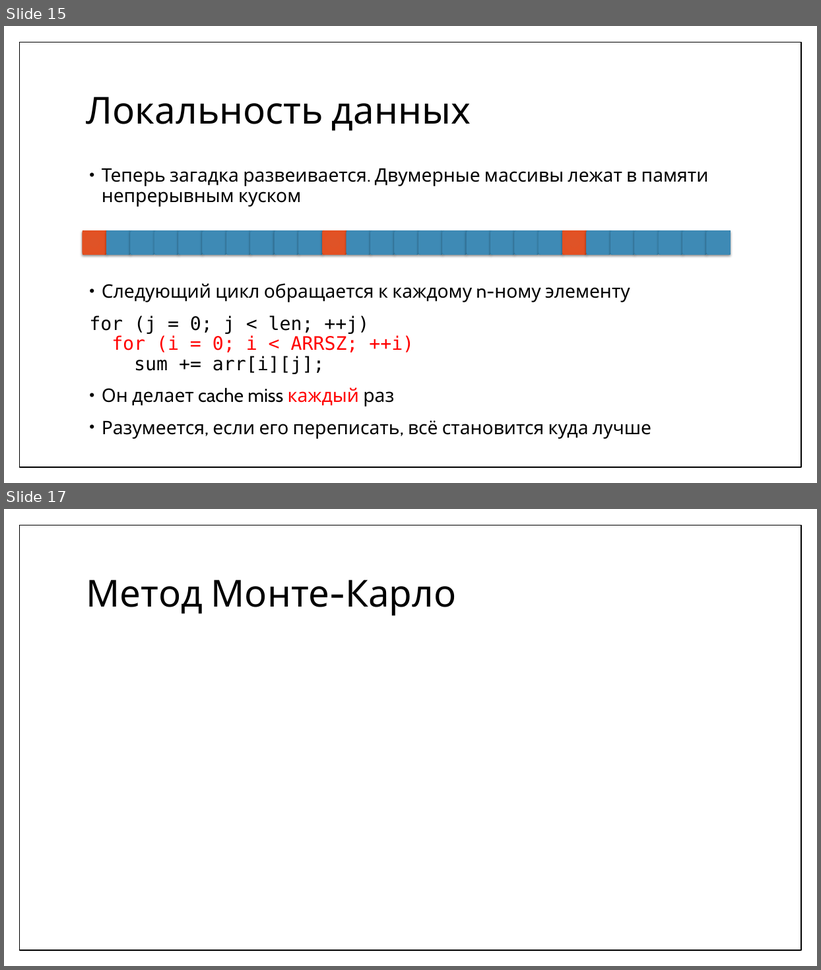
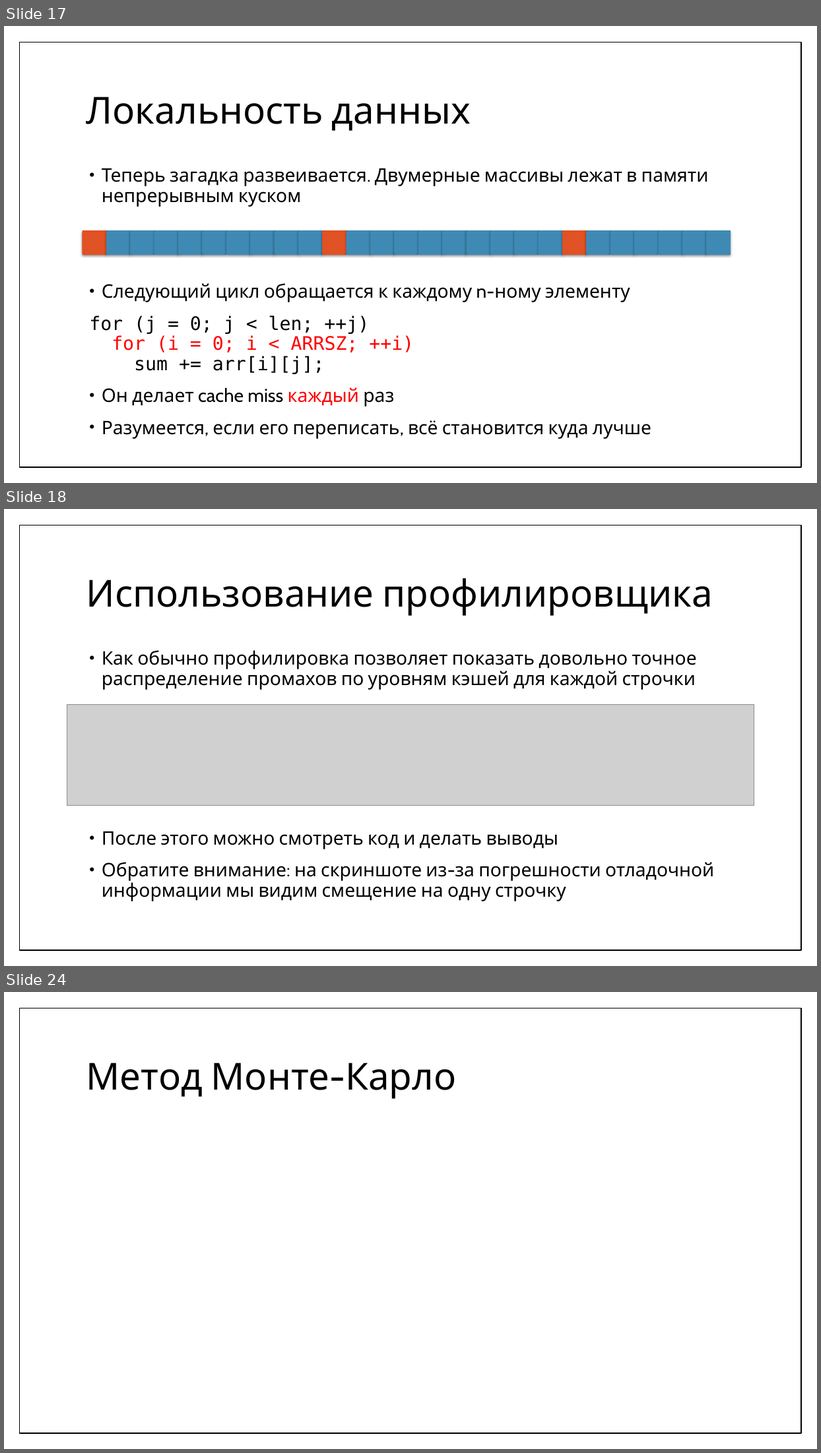
Before and after one commit to MIPT-ILab/cpp-lects-rus, a slide deck: other_lects/informatics/08-realworld.pptx. Shown one above the other, each under a label of ours: slides 15 and 17 before the commit, slides 17, 18 and 24 after it; the slides between them are not shown. The pictures are 821x970 and 821x1453 pixels, drawn with LibreOffice and Linux fonts; fonts in the diff are those of the drawing; grey boxes stand for pictures. Boxes give left, top, right and bottom in pixels: in the first picture for what was removed or moved away, otherwise in the second. Text is boxed around its words. In the diff, an @@ line names an element or a change of style, - is before the commit and + after.

```diff
--- a/other_lects/informatics/08-realworld.pptx
+++ b/other_lects/informatics/08-realworld.pptx
@@ slide 18 added at <box>4,509,817,966</box>, background #FFFFFF; not listed: 1 template element that a slide beside it also shows @@
@@ title added at <box>86,578,714,616</box>, 44 pt, text #000000 @@
+Использование профилировщика
@@ text added at <box>102,650,714,902</box>, 22 pt, text #000000 @@
+• Как обычно профилировка позволяет показать довольно точное распределение промахов по уровням кэшей для каждой строчки
+• После этого можно смотреть код и делать выводы
+• Обратите внимание: на скриншоте из-за погрешности отладочной информации мы видим смещение на одну строчку
@@ picture added at <box>67,705,754,806</box> @@
@@ what was slide 15 is now slide 17 @@
@@ what was slide 17 is now slide 24 @@
```
Also in this commit, not shown: 5 slides changed, 6 other slides added, 5 other files.
